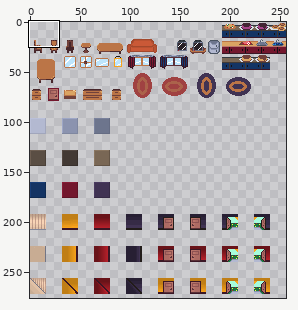
One commit to this sprite sheet: assets/sprites/tileset/all_tileset.png. Above: a wide view before the commit, with the close-up outlined.
Close-up. Before the edit:
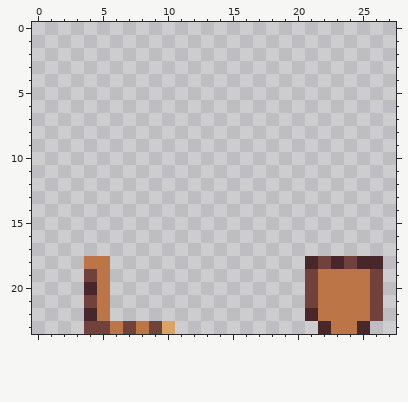
The file is 256x288 pixels. Colours within 5 levels of each other are drawn and written as one. Shown: x 0..27, y 0..23. The wide view leaves out empty margins.
The same view after the edit:
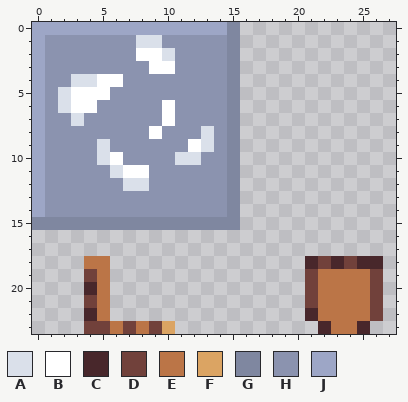
Palette (. is transparent): A #dae0ea  B #ffffff  C #48272b  D #71413b  E #bb7547  F #dba463  G #7f87a0  H #8b93af  J #9da6c6
Commit: Broken plate tile added
The edit:
y 0: x 0..15 ................ -> JJJJJJJJJJJJJJJG
y 1: x 0..15 ................ -> JHHHHHHHAAHHHHHG
y 2: x 0..15 ................ -> JHHHHHHHBBAHHHHG
y 3: x 0..15 ................ -> JHHHHHHHHBBHHHHG
y 4: x 0..15 ................ -> JHHAABBHHHHHHHHG
y 5: x 0..15 ................ -> JHABBBHHHHHHHHHG
y 6: x 0..15 ................ -> JHABBHHHHHBHHHHG
y 7: x 0..15 ................ -> JHHAHHHHHHBHHHHG
y 8: x 0..15 ................ -> JHHHHHHHHBHHHAHG
y 9: x 0..15 ................ -> JHHHHAHHHHHHBAHG
y 10: x 0..15 ................ -> JHHHHABHHHHAAHHG
y 11: x 0..15 ................ -> JHHHHHABBHHHHHHG
y 12: x 0..15 ................ -> JHHHHHHAAHHHHHHG
y 13..14: x 0..15 ................ -> JHHHHHHHHHHHHHHG
y 15: x 0..15 ................ -> GGGGGGGGGGGGGGGG
Boxes around the changes in both close-ups, in picture pixels (x1, y1, x2, y2):
added: (32, 22, 240, 230)
